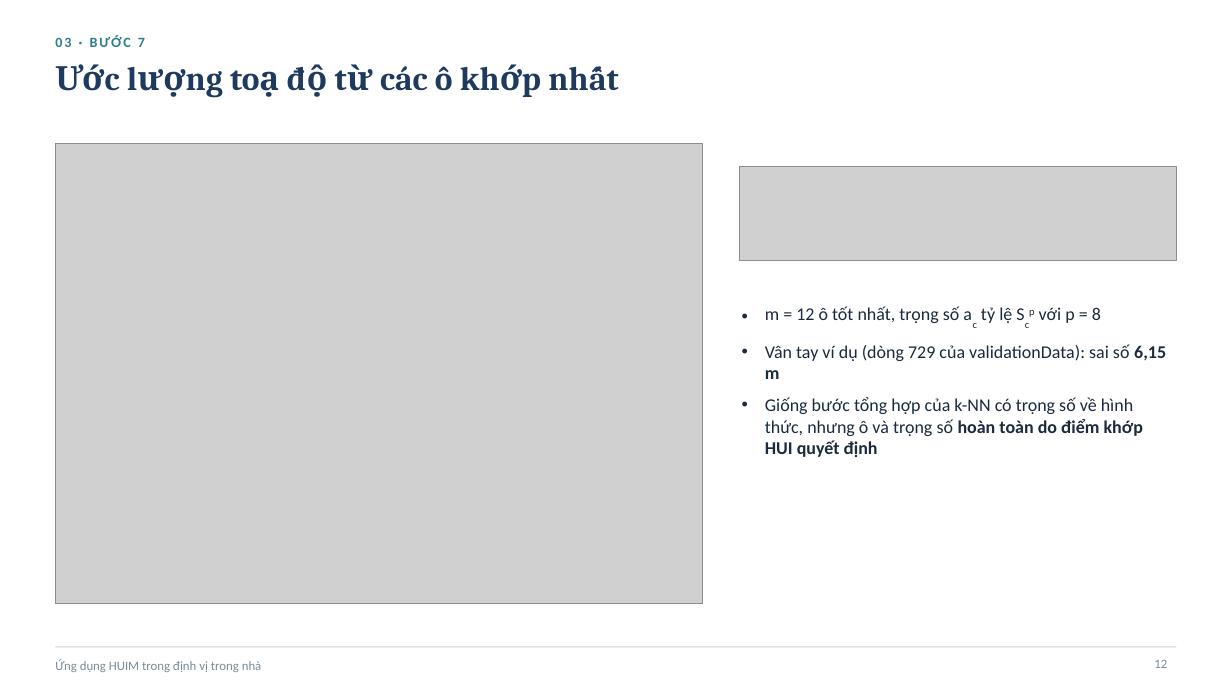
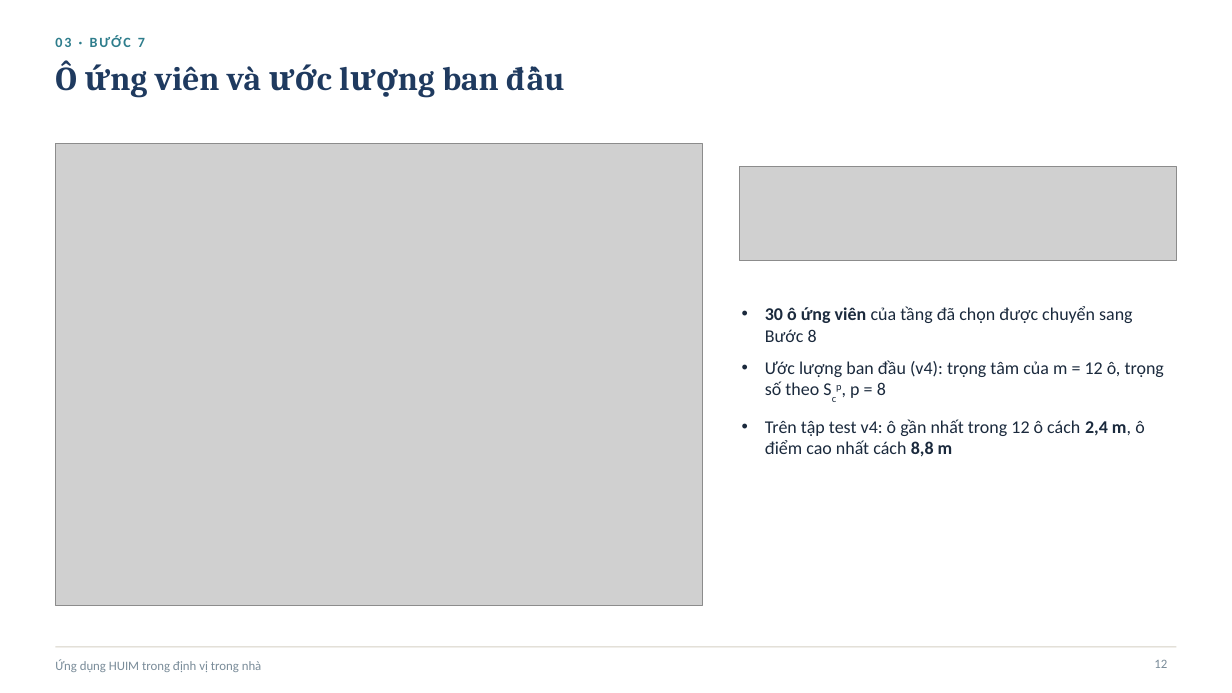
Before and after one commit to ThaiTaka/HUIM-IPS-, a slide deck: slide 12 of BAOCAO/Slide_HUIM_IPS_UJIIndoorLoc.pptx. Drawn at 1232x693 pixels with LibreOffice and Linux fonts; fonts in the diff are those of the drawing; grey boxes stand for pictures. Boxes give left, top, right and bottom in pixels: in the first picture for what was removed or moved away, otherwise in the second. Text is boxed around its words. In the diff, an @@ line names an element or a change of style, - is before the commit and + after.

```diff
--- a/BAOCAO/Slide_HUIM_IPS_UJIIndoorLoc.pptx
+++ b/BAOCAO/Slide_HUIM_IPS_UJIIndoorLoc.pptx
@@ title at [55,60,499,91]: text changed @@
-Ước lượng toạ độ từ các ô khớp nhất
+Ô ứng viên và ước lượng ban đầu
@@ text at [765,306,1164,457]: text changed @@
-• m = 12 ô tốt nhất, trọng số ac tỷ lệ Scp với p = 8
-• Vân tay ví dụ (dòng 729 của validationData): sai số 6,15 m
-• Giống bước tổng hợp của k-NN có trọng số về hình thức, nhưng ô và trọng số hoàn toàn do điểm khớp HUI quyết định
+• 30 ô ứng viên của tầng đã chọn được chuyển sang Bước 8
+• Ước lượng ban đầu (v4): trọng tâm của m = 12 ô, trọng số theo Scp, p = 8
+• Trên tập test v4: ô gần nhất trong 12 ô cách 2,4 m, ô điểm cao nhất cách 8,8 m
```
Also in this commit, not shown: 6 other slides changed, 2 slides added, 17 other files.
